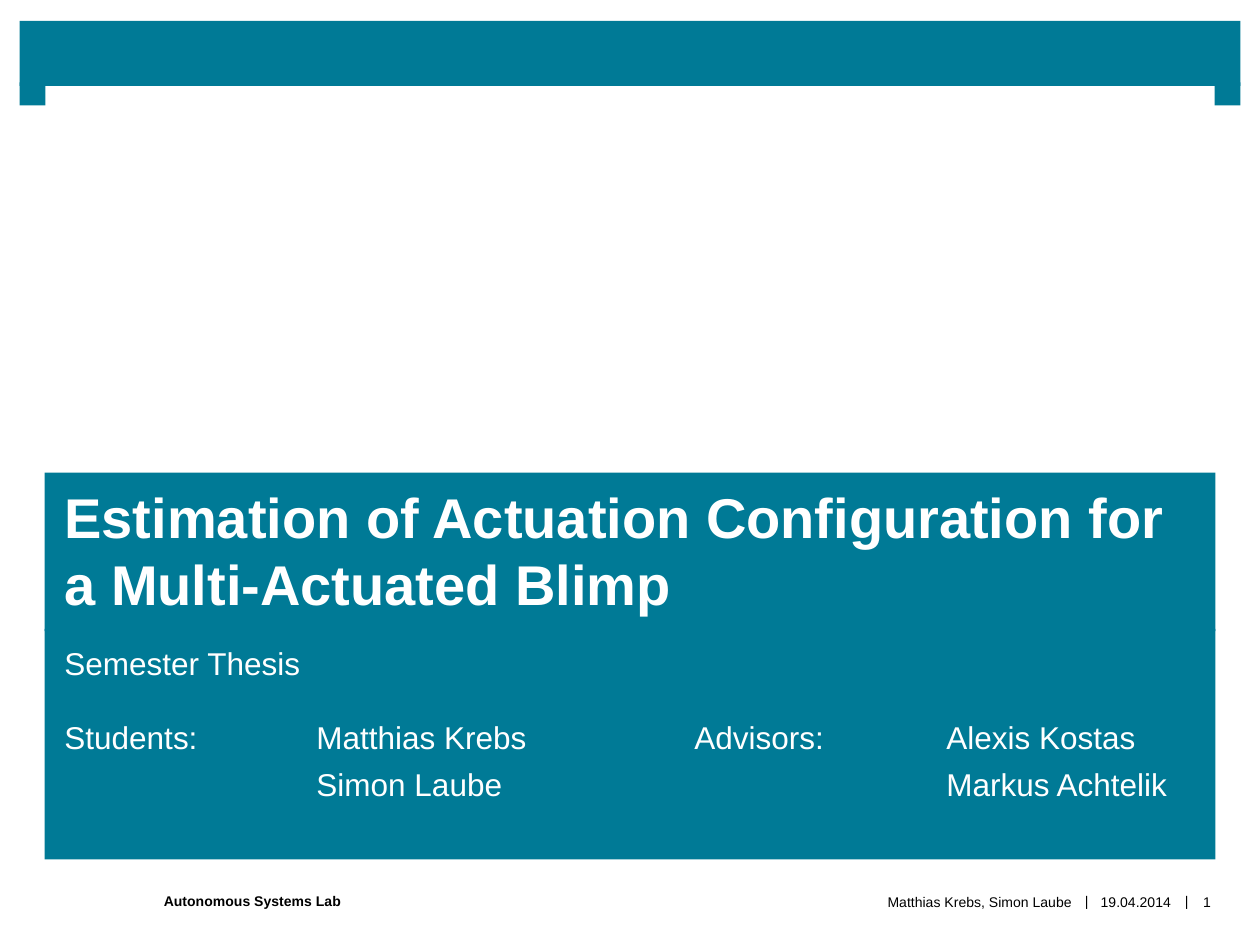
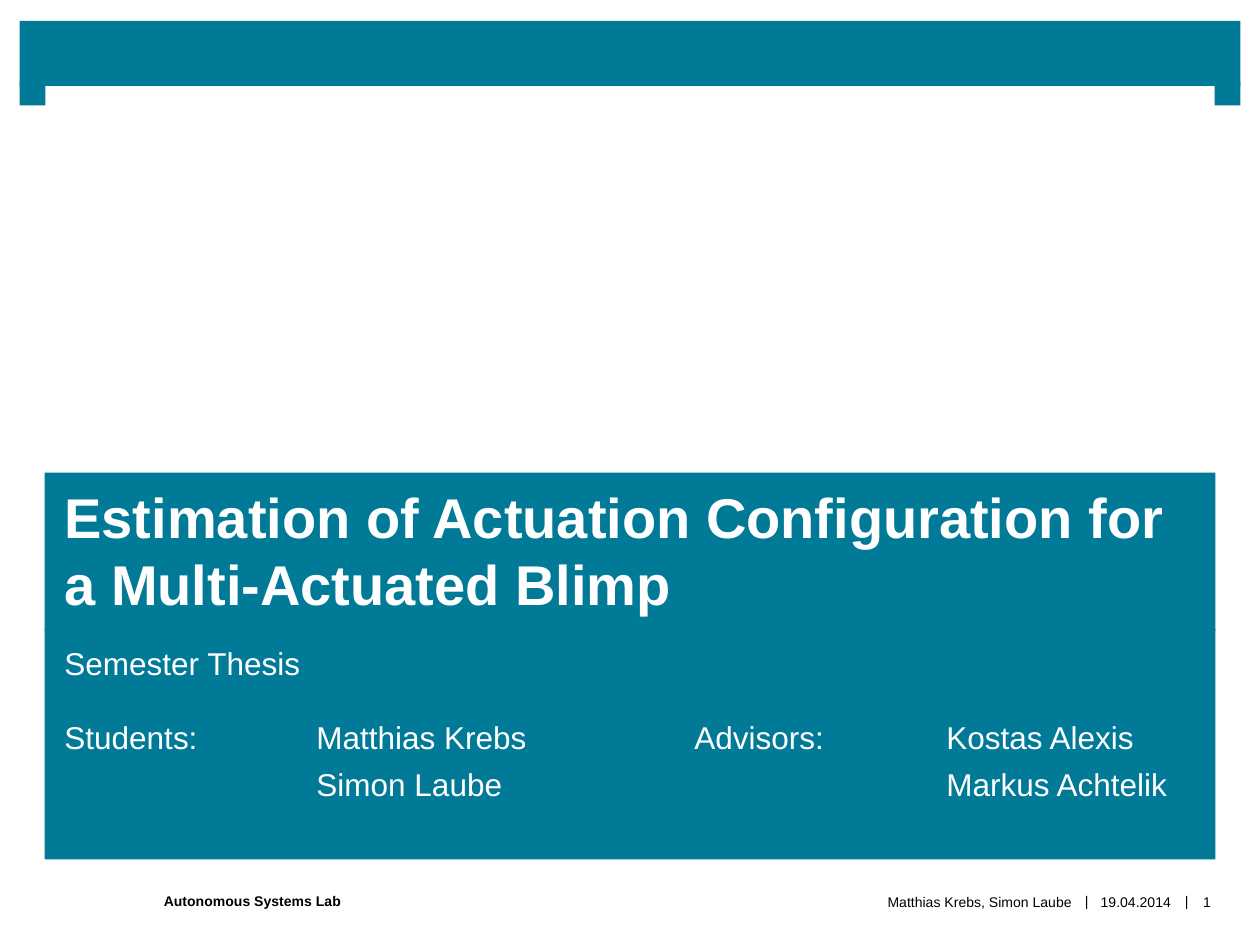
Before and after one commit to makrebs/AU_estimator_doc, a slide deck: slide 1 of 02_Presentation/0201_Intermediate/Intermediate_Semesterthesis_v0.pptx. Drawn at 1260x945 pixels with LibreOffice and Linux fonts; fonts in the diff are those of the drawing; background and template pictures are left out. Boxes give left, top, right and bottom in pixels: in the first picture for what was removed or moved away, otherwise in the second. Text is boxed around its words. In the diff, an @@ line names an element or a change of style, - is before the commit and + after.

Commit message:
[presentation] small minor change (only small one)

```diff
--- a/02_Presentation/0201_Intermediate/Intermediate_Semesterthesis_v0.pptx
+++ b/02_Presentation/0201_Intermediate/Intermediate_Semesterthesis_v0.pptx
@@ text at box(64, 726, 1134, 750): text changed @@
-Students: Matthias Krebs Advisors: Alexis Kostas
+Students: Matthias Krebs Advisors: Kostas Alexis
```
